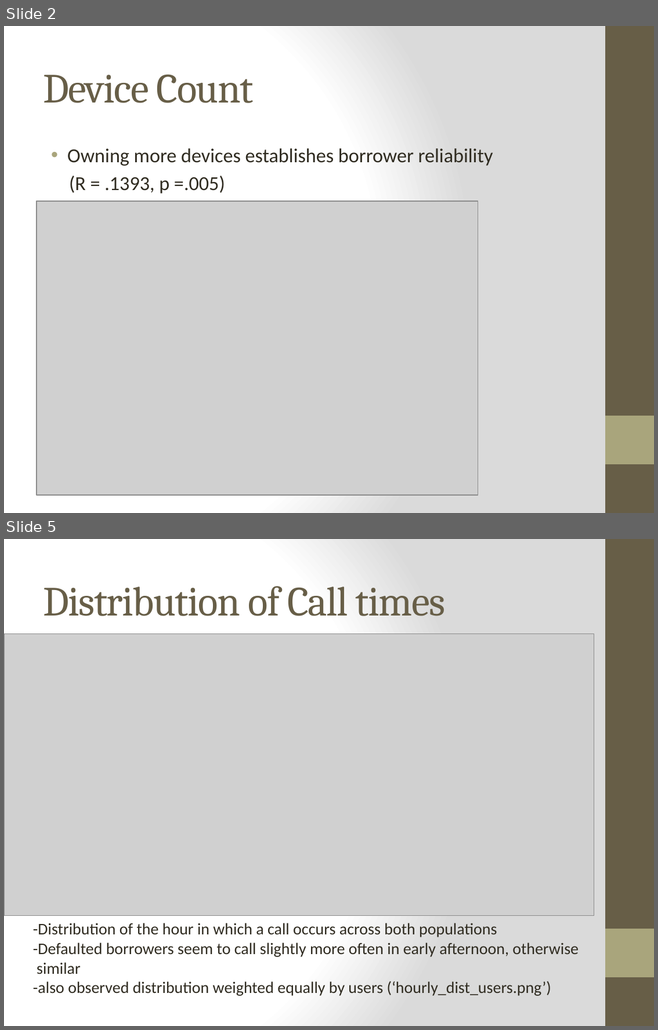
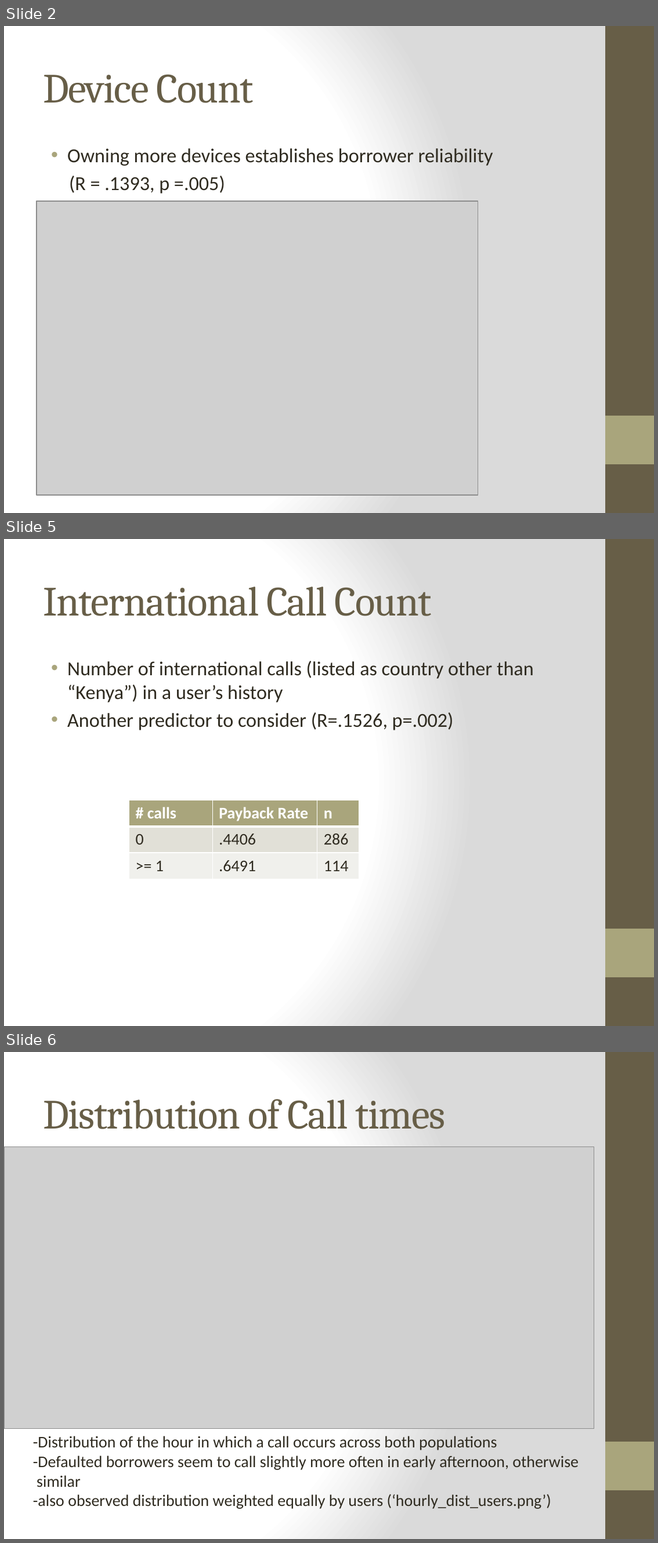
Before and after one commit to jgollub1/branch_project, a slide deck: branch_presentation.pptx. Shown one above the other, each under a label of ours: slides 2 and 5 before the commit, slides 2, 5 and 6 after it; the slides between them are not shown. The pictures are 658x1030 and 658x1543 pixels, drawn with LibreOffice and Linux fonts; fonts in the diff are those of the drawing; grey boxes stand for pictures. Boxes give left, top, right and bottom in pixels: in the first picture for what was removed or moved away, otherwise in the second. Text is boxed around its words. In the diff, an @@ line names an element or a change of style, - is before the commit and + after.

```diff
--- a/branch_presentation.pptx
+++ b/branch_presentation.pptx
@@ slide 5 added at box(4, 539, 654, 1026), background gradient #FFFFFF to #DADADA; not listed: 2 template elements that a slide beside it also shows @@
@@ title added at box(43, 587, 431, 616), 46 pt, text #675E47 @@
+International Call Count
@@ text added at box(67, 661, 534, 730), 22 pt, text #2F2B20 @@
+• Number of international calls (listed as country other than “Kenya”) in a user’s history
+• Another predictor to consider (R=.1526, p=.002)
@@ table added at box(129, 800, 358, 879), 3 rows, 3 columns @@
+# calls | Payback Rate | n
+0 | .4406 | 286
+>= 1 | .6491 | 114
@@ what was slide 5 is now slide 6 @@
```
Also in this commit, not shown: 3 slides changed, 3 other slides added, 3 slides removed, 1 other file.
